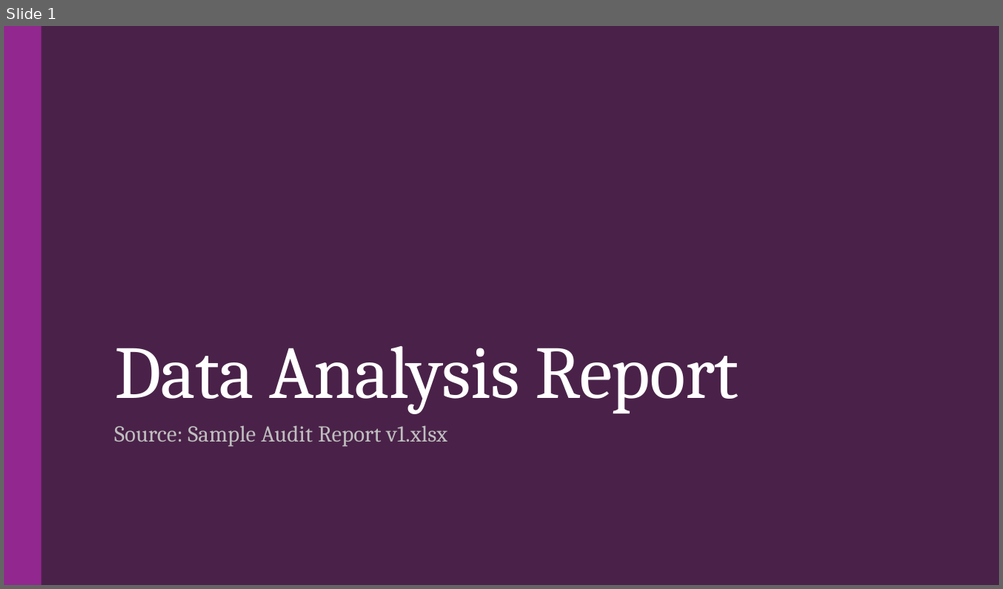
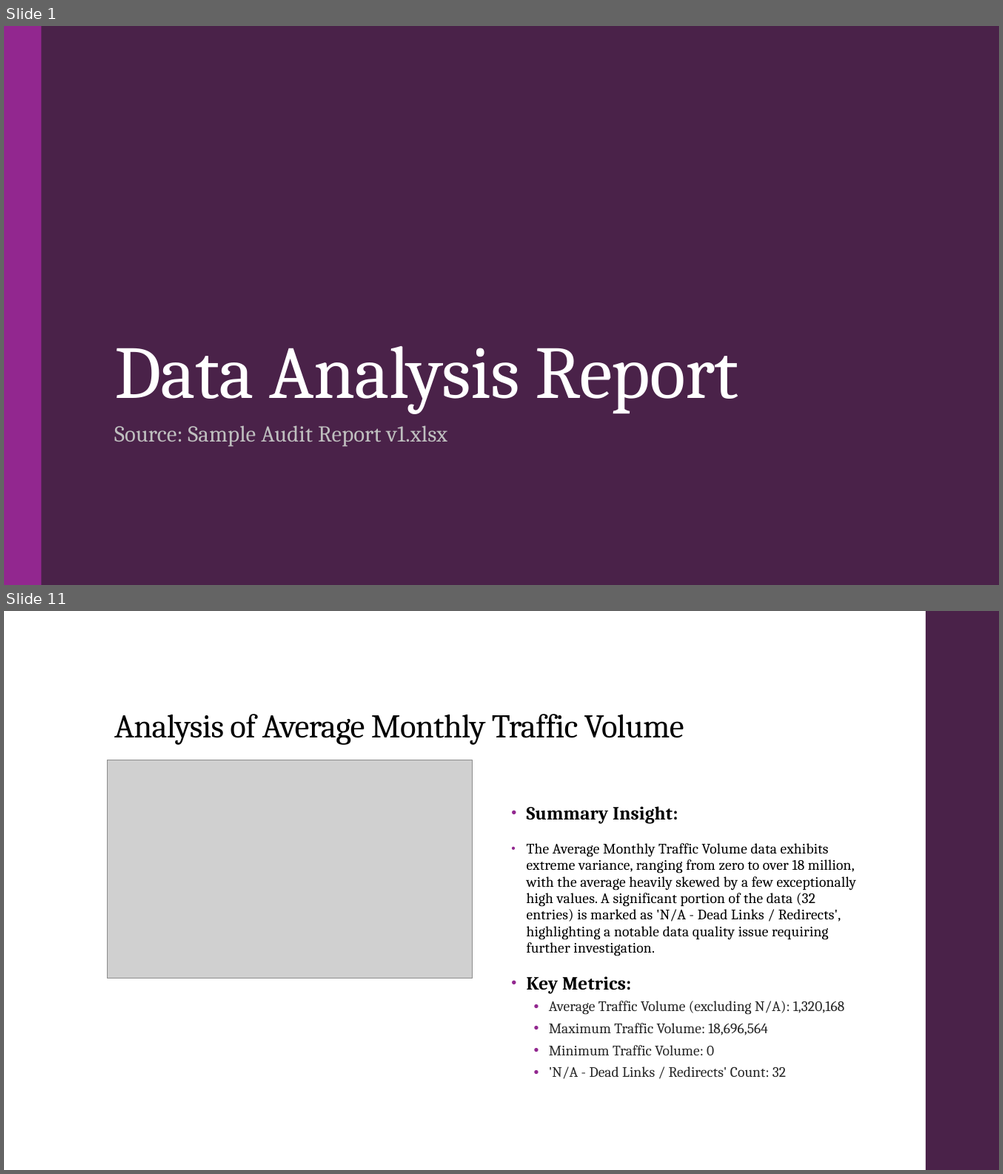
Before and after one commit to droy117/GT_Assignment_PPT_Ex, a slide deck: Debak/Data_Analysis_Report_Report.pptx. Shown one above the other, each under a label of ours: slide 1 before the commit, slides 1 and 11 after it; the slides between them are not shown. The pictures are 1003x589 and 1003x1174 pixels, drawn with LibreOffice and Linux fonts; fonts in the diff are those of the drawing; grey boxes stand for pictures. Boxes give left, top, right and bottom in pixels: in the first picture for what was removed or moved away, otherwise in the second. Text is boxed around its words. In the diff, an @@ line names an element or a change of style, - is before the commit and + after.

Commit message:
add AI insights

```diff
--- a/Debak/Data_Analysis_Report_Report.pptx
+++ b/Debak/Data_Analysis_Report_Report.pptx
@@ slide 11 added at bbox=[4, 611, 999, 1170], background #FFFFFF @@
@@ rectangle added at bbox=[925, 611, 999, 1170], fill #4A2249 @@
@@ title added at bbox=[114, 714, 684, 745], 32 pt, text #000000 @@
+Analysis of Average Monthly Traffic Volume
@@ picture added at bbox=[107, 760, 472, 979] @@
@@ text added at bbox=[526, 806, 856, 1079], 14 pt, text #000000 @@
+• Summary Insight:
+• The Average Monthly Traffic Volume data exhibits extreme variance, ranging from zero to over 18 million, with the average heavily skewed by a few exceptionally high values. A significant portion of the data (32 entries) is marked as 'N/A - Dead Links / Redirects', highlighting a notable data quality issue requiring further investigation.
+• Key Metrics:
+  • Average Traffic Volume (excluding N/A): 1,320,168
+  • Maximum Traffic Volume: 18,696,564
+  • Minimum Traffic Volume: 0
+  • 'N/A - Dead Links / Redirects' Count: 32
```
Also in this commit, not shown: 3 slides changed, 10 other slides added, 9 slides removed, 6 other files.
